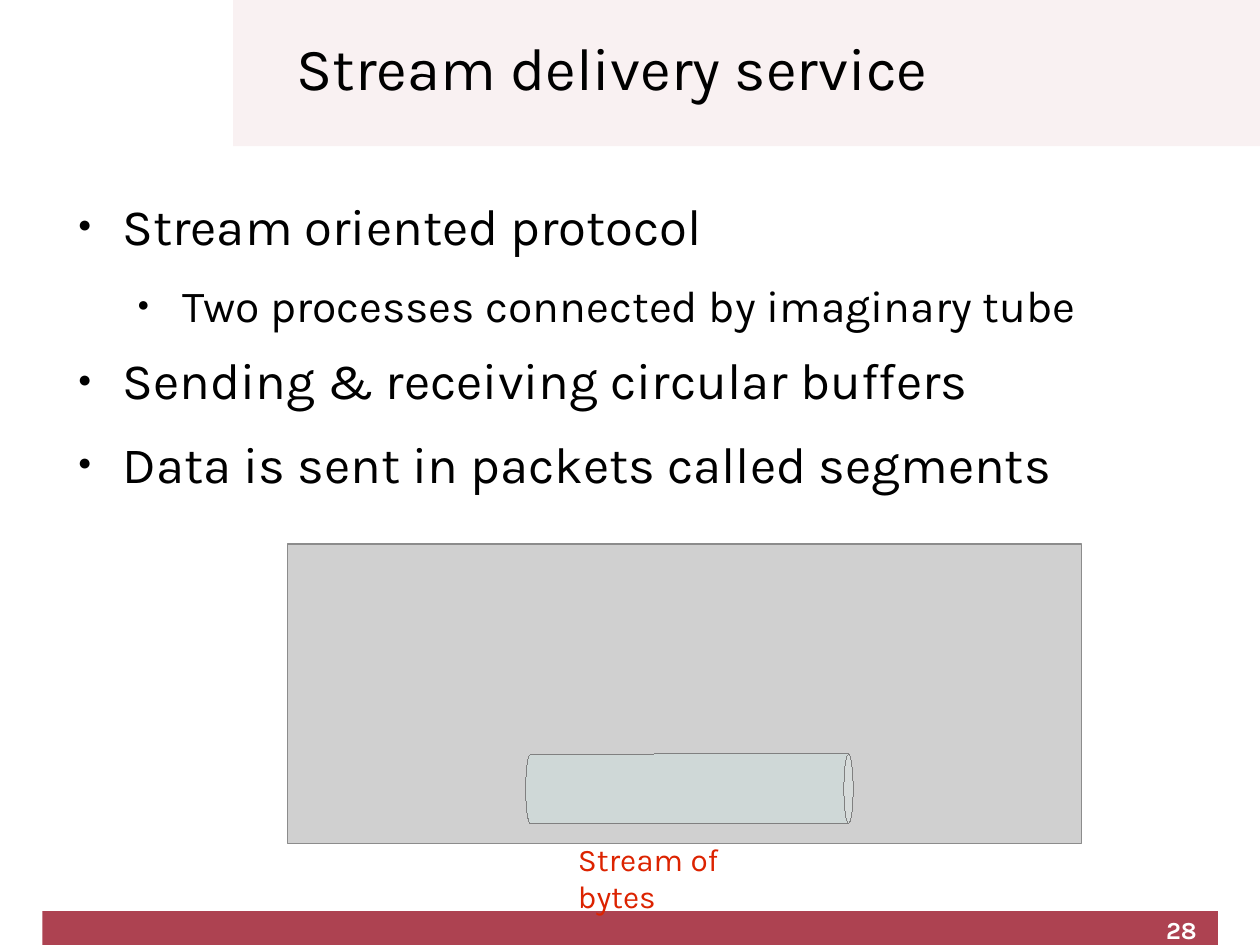
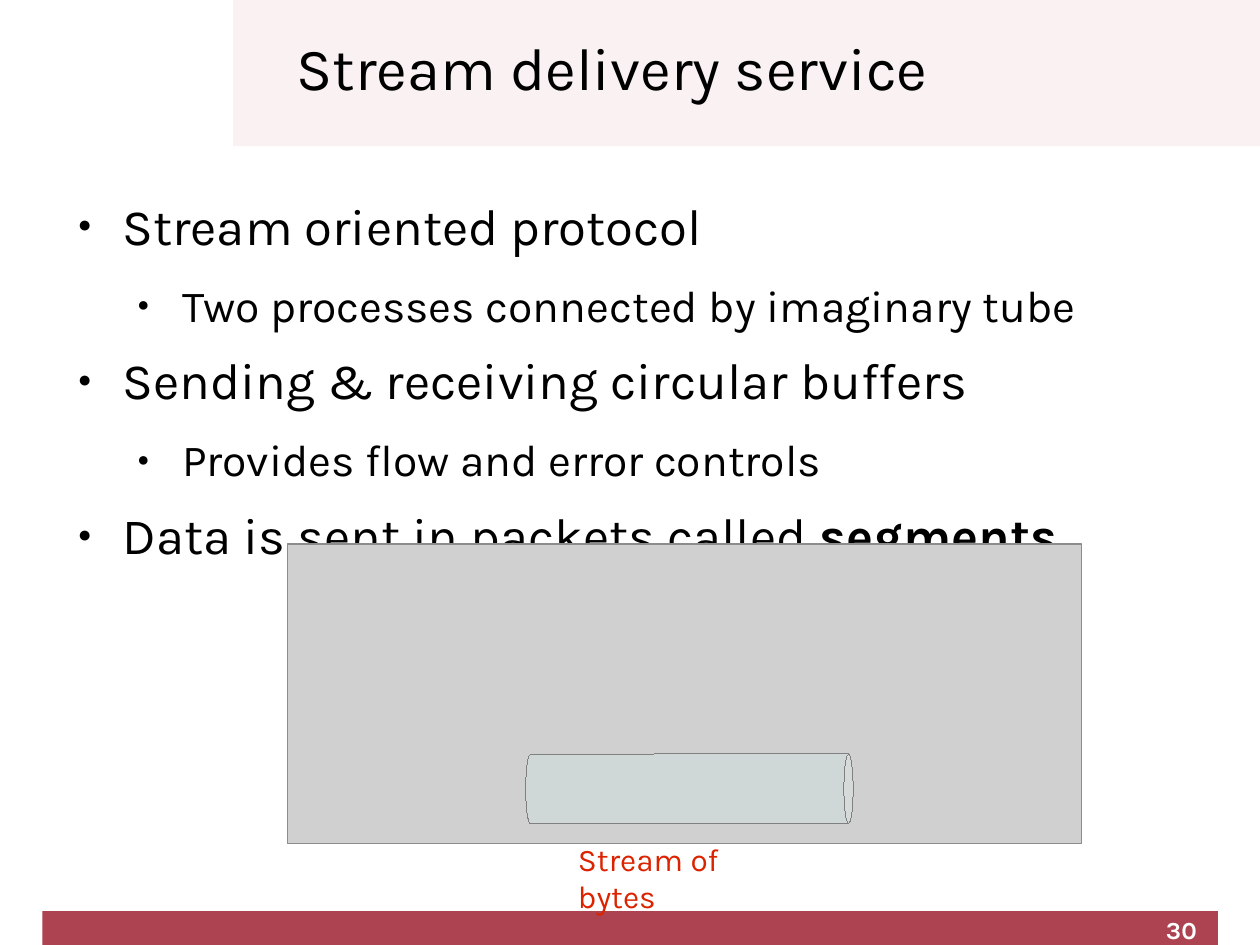
Before and after one commit to cletomartin/redes1, a slide deck: slide 30 of slides/transport.odp (slide 28 before the commit). Drawn at 1260x945 pixels with LibreOffice and Linux fonts; fonts in the diff are those of the drawing; grey boxes stand for pictures; background and template pictures are left out. Boxes give left, top, right and bottom in pixels: in the first picture for what was removed or moved away, otherwise in the second. Text is boxed around its words. In the diff, an @@ line names an element or a change of style, - is before the commit and + after.

```diff
--- a/slides/transport.odp
+++ b/slides/transport.odp
@@ text at [182,445,821,477]: paragraph added @@
+  ● Provides flow and error controls
@@ text at [122,508,1058,555]: bold on in "segments" @@
@@ page number at [1166,923,1197,940]: text changed @@
-28
+30
```
Also in this commit, not shown: 6 other slides changed, 2 slides added, 2 other files.
